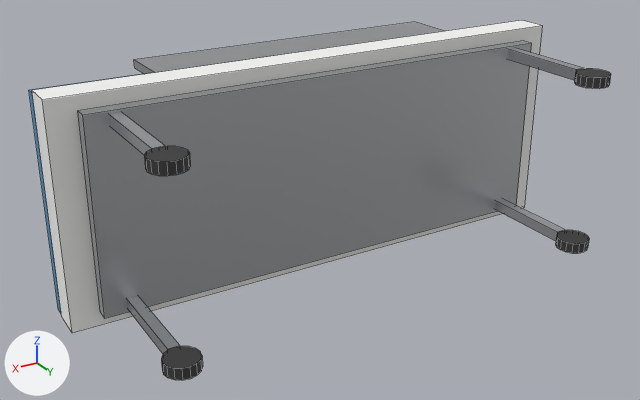
A saved change to the OBJ model robot/ros2_ws/src/geraldo_description/meshes/hospital/maca.obj.
One viewpoint serves both versions: a camera (50 mm lens) standing at (1.6, 2.07, 1.16) and looking at (0.1, -0.44, -0.09). The lights are fixed; the arrows at lower left show +X, +Y and +Z. The first picture is the older version. Mesh edges are drawn as thin lines. Where no turn or scale is listed for an object, it has been applied to the vertices.

The first picture shows 'maca'.
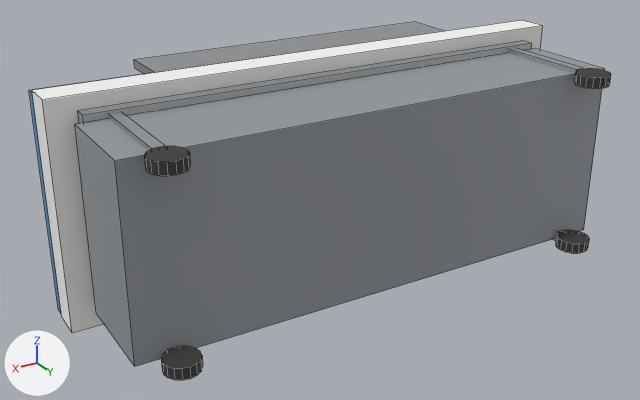
Commit message: fix(modelos-3d): maca com carenagem solida na altura do LiDAR

What differs and where, as boxes [x1, y1, x2, y2] in the pictures (640 x 400 px):
```json
{"part": 1, "of": "me_maca", "change": "added", "after": [75, 49, 604, 366]}
```

Scene script edits in JSON lines:
```json
{"op": "add", "block": "mat_plastico_cinza", "code": ["mat_plastico_cinza = principled_material('plastico_cinza')", "mat_plastico_cinza.base_color = (0.3, 0.32, 0.34)  # grey #95999e"]}
{"block": "me_maca", "where": "# used by ob_maca; location = (0.0, 0.0, 0.0)"}
{"op": "remove", "block": "me_maca", "code": "me_maca.from_pydata(...)  # 208 vertices, 132 faces; spans x -1.0..1.0, y -0.85..0.0, z -0.4..0.4"}
{"op": "add", "block": "me_maca", "code": "me_maca.from_pydata(...)  # 216 vertices, 138 faces; spans x -1.0..1.0, y -0.85..0.0, z -0.4..0.4"}
{"block": "me_maca", "change": "me_maca part 1: a new loose piece, a box spanning x -0.93..0.93, y -0.48..-0.12, z -0.32..0.33, in mat_plastico_cinza (grey #95999e)"}
{"op": "add", "block": "me_maca", "code": "me_maca.materials.append(mat_plastico_cinza)  # grey #95999e"}
```
